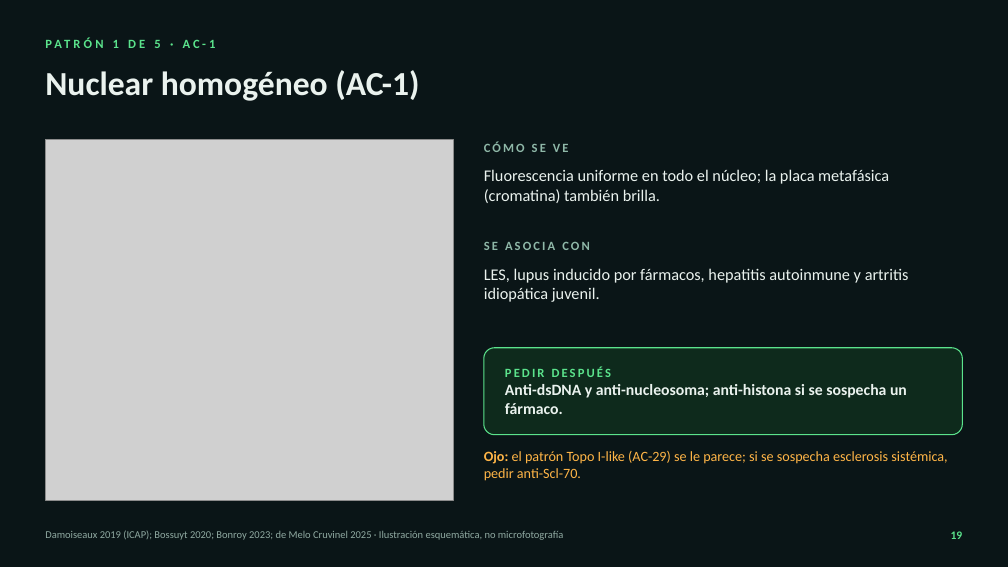
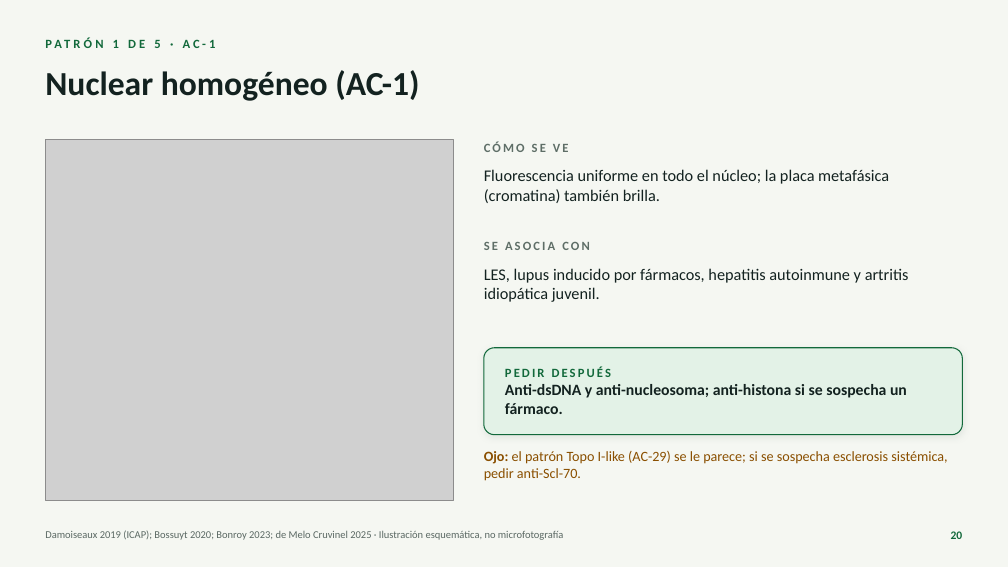
Before and after one commit to nestor120512/nes, a slide deck: slide 20 of ANA_para_el_internista.pptx (slide 19 before the commit). Drawn at 1008x567 pixels with LibreOffice and Linux fonts; fonts in the diff are those of the drawing; grey boxes stand for pictures. Boxes give left, top, right and bottom in pixels: in the first picture for what was removed or moved away, otherwise in the second. Text is boxed around its words. In the diff, an @@ line names an element or a change of style, - is before the commit and + after.

```diff
--- a/ANA_para_el_internista.pptx
+++ b/ANA_para_el_internista.pptx
@@ background #0A1517 to #F5F7F2 @@
@@ text "PATRÓN 1 DE 5 · ..." at (x1=113, y1=40, x2=215, y2=48): text colour #5BE38C to #12693B @@
@@ text "CÓMO SE VE" at (x1=484, y1=141, x2=569, y2=152): text colour #8FB8A8 to #5E6E67 @@
@@ text "SE ASOCIA CON" at (x1=484, y1=242, x2=590, y2=250): text colour #8FB8A8 to #5E6E67 @@
@@ text colour #EAF2EE to #132220 in 3 elements at (x1=45, y1=70, x2=419, y2=101), (x1=484, y1=169, x2=889, y2=203), (x1=484, y1=268, x2=909, y2=302) @@
@@ rounded rectangle at (x1=484, y1=348, x2=963, y2=435): fill #0E2A1C to #E3F2E7; outline #5BE38C 1 pt to #12693B 1 pt; shadow on @@
@@ text "PEDIR DESPUÉS" at (x1=505, y1=366, x2=907, y2=414): text colour #5BE38C to #12693B in "PEDIR DESPUÉS"; text colour #EAF2EE to #132220 in "Anti-dsDNA y anti-nucleosoma; anti-histona si se sospecha ..." @@
@@ text "Ojo: el patrón Topo I-like ..." at (x1=484, y1=451, x2=947, y2=481): text colour #FFB547 to #8A4F00 @@
@@ text "Damoiseaux 2019 (ICAP); Bossuyt 2020; ..." at (x1=45, y1=530, x2=563, y2=540): text colour #8FA9A1 to #5B6964 @@
@@ page number at (x1=951, y1=531, x2=963, y2=539): text changed; text colour #5BE38C to #12693B @@
-19
+20
```
Also in this commit, not shown: 26 other slides changed, 1 slide added.
